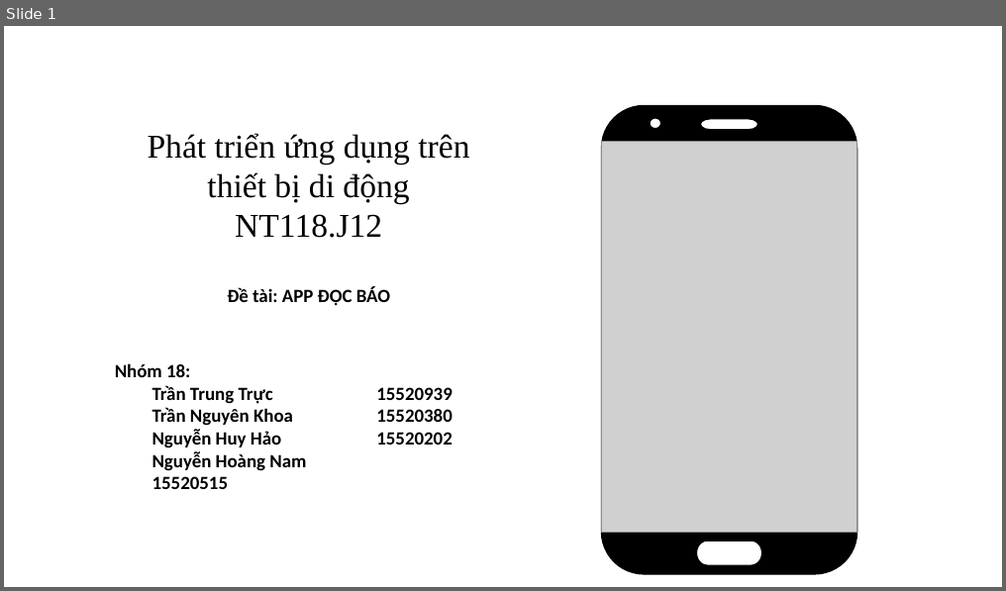
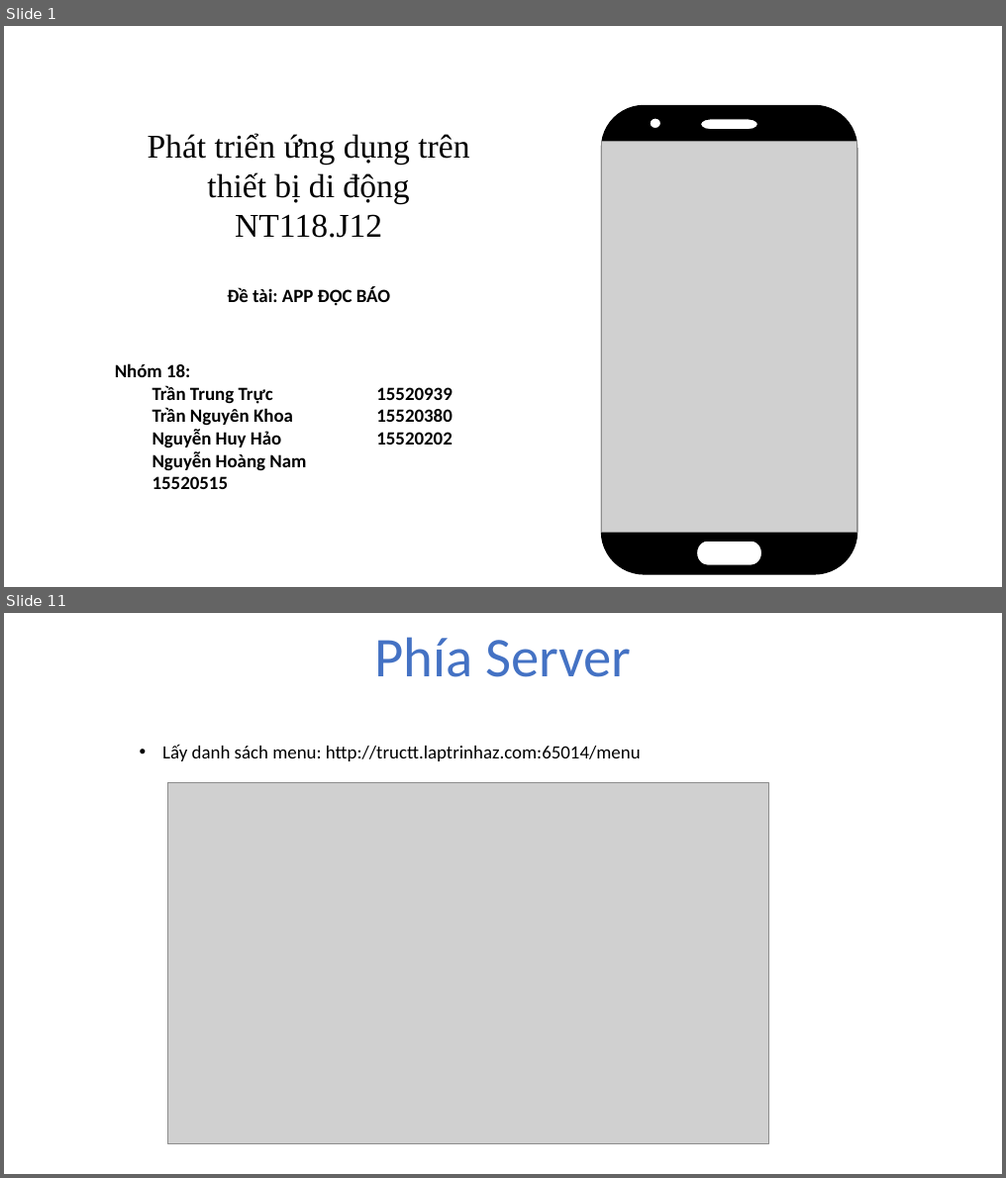
Before and after one commit to hoangnam1997/android, a slide deck: document/file_thuyet_trinh.pptx. Shown one above the other, each under a label of ours: slide 1 before the commit, slides 1 and 11 after it; the slides between them are not shown. The pictures are 1006x591 and 1006x1178 pixels, drawn with LibreOffice and Linux fonts; fonts in the diff are those of the drawing; grey boxes stand for pictures; background and template pictures are left out. Boxes give left, top, right and bottom in pixels: in the first picture for what was removed or moved away, otherwise in the second. Text is boxed around its words. In the diff, an @@ line names an element or a change of style, - is before the commit and + after.

```diff
--- a/document/file_thuyet_trinh.pptx
+++ b/document/file_thuyet_trinh.pptx
@@ slide 11 added at (4, 613, 1002, 1174), background picture (left out) @@
@@ text added at (374, 637, 631, 677), 54 pt, text #4472C4 @@
+Phía Server
@@ text added at (162, 745, 641, 761), 18 pt, text #000000 @@
+• Lấy danh sách menu: http://tructt.laptrinhaz.com:65014/menu
@@ picture added at (167, 783, 768, 1145) @@
```
Also in this commit, not shown: 5 slides changed, 8 other slides added, 2 other files.
